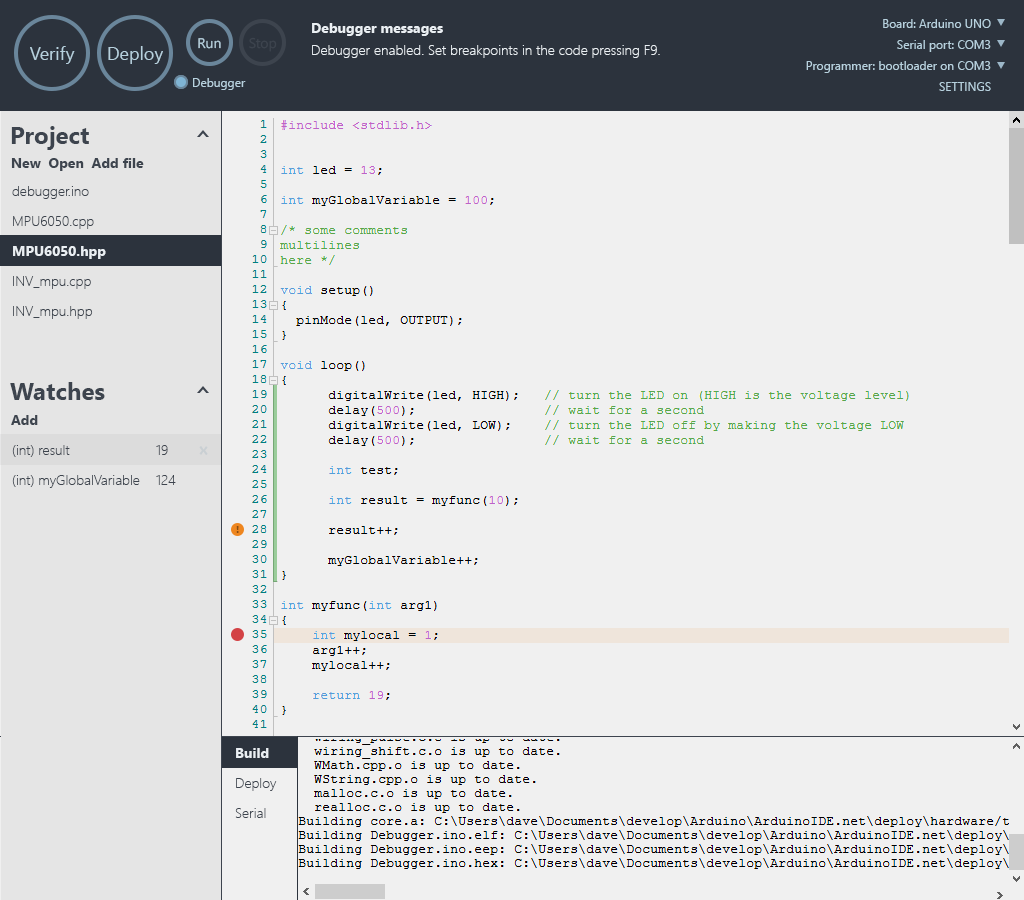
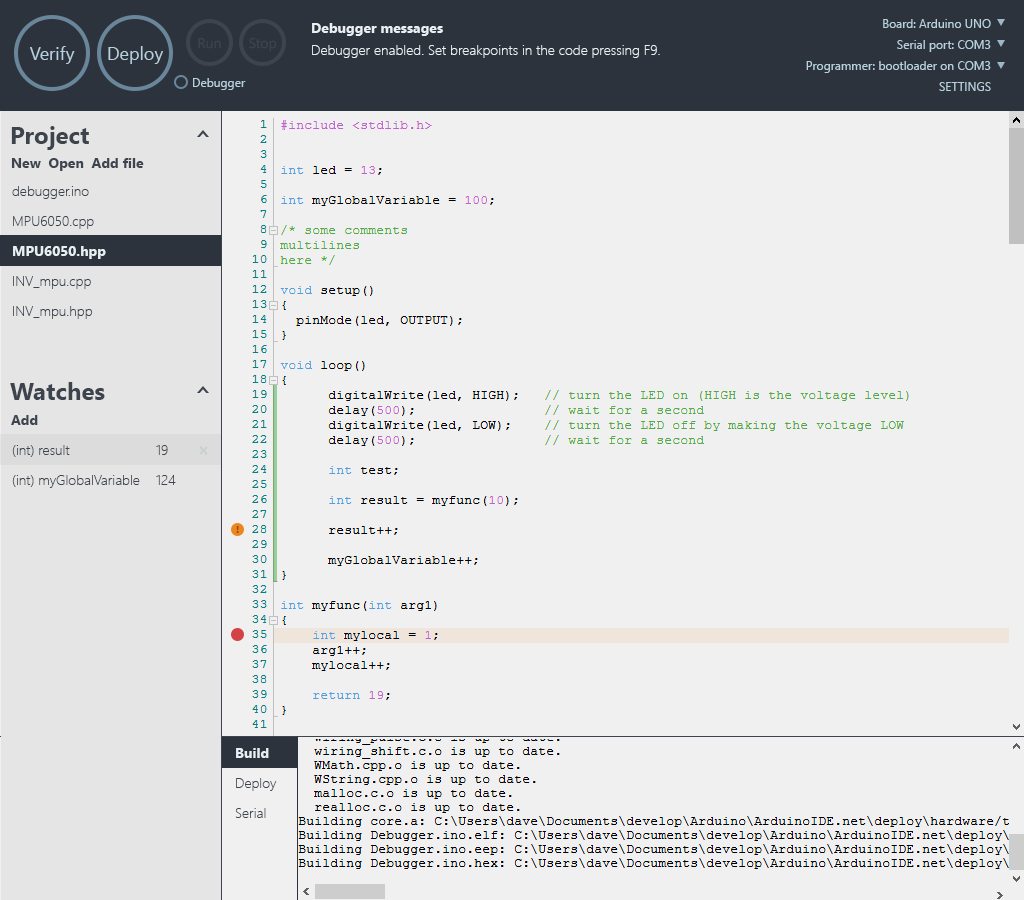
The second w=1024, h=900 image is a revision of the first. Changes to its layers:
hid group "Run enabled" (1st of 2, in "Header" › "Debug buttons") (4 layers) over [174, 19, 233, 89]
